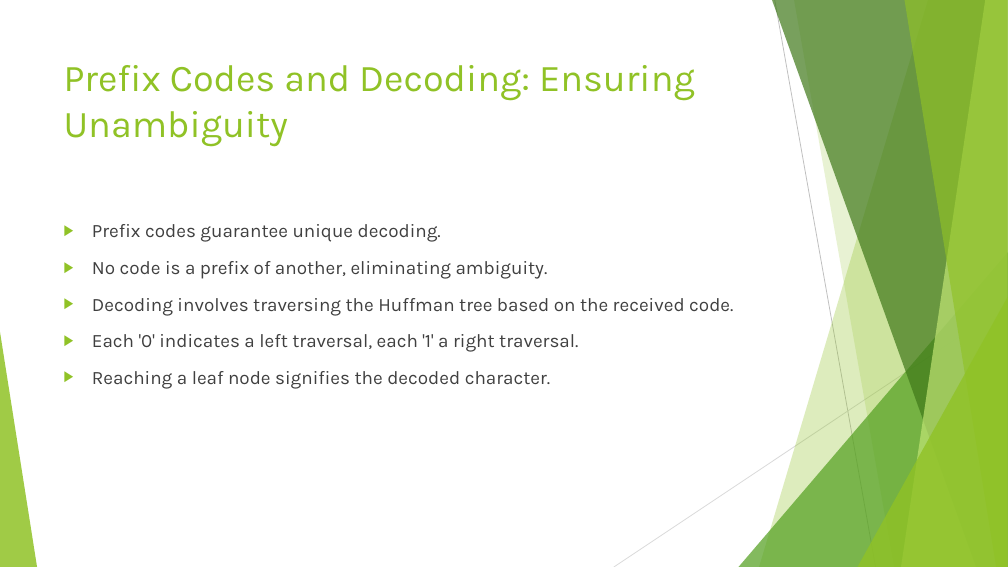
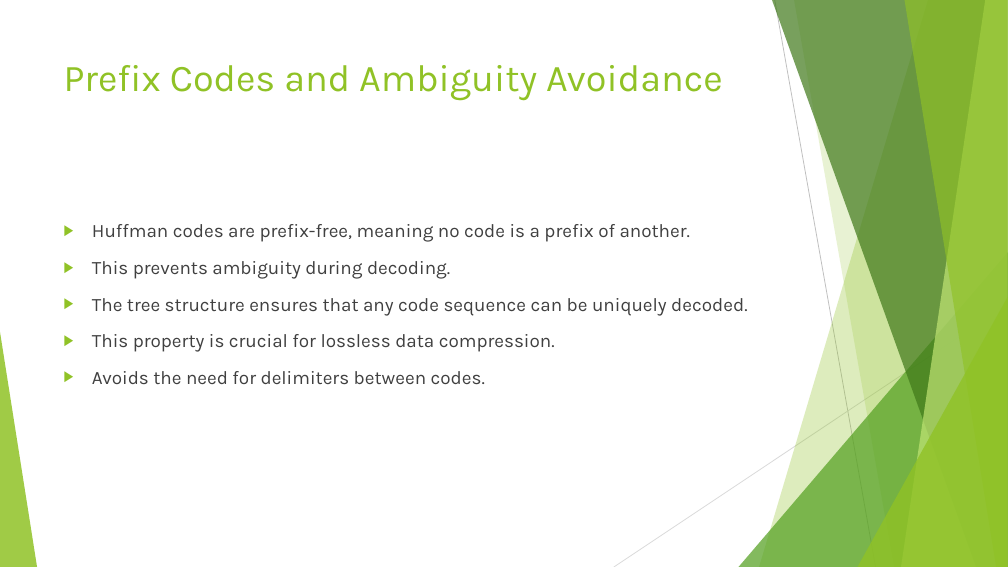
Before and after one commit to shubhamb025/Pdf_to_presentation_GenAI, a slide deck: slide 11 of output/generated_presentation.pptx. Drawn at 1008x567 pixels with LibreOffice and Linux fonts; fonts in the diff are those of the drawing. Boxes give left, top, right and bottom in pixels: in the first picture for what was removed or moved away, otherwise in the second. Text is boxed around its words. In the diff, an @@ line names an element or a change of style, - is before the commit and + after.

```diff
--- a/output/generated_presentation.pptx
+++ b/output/generated_presentation.pptx
@@ title at <box>64,65,723,101</box>: text changed @@
-Prefix Codes and Decoding: Ensuring Unambiguity
+Prefix Codes and Ambiguity Avoidance
@@ text at <box>92,224,747,384</box>: text changed @@
-▶ Prefix codes guarantee unique decoding.
-▶ No code is a prefix of another, eliminating ambiguity.
-▶ Decoding involves traversing the Huffman tree based on the received code.
-▶ Each '0' indicates a left traversal, each '1' a right traversal.
-▶ Reaching a leaf node signifies the decoded character.
+▶ Huffman codes are prefix-free, meaning no code is a prefix of another.
+▶ This prevents ambiguity during decoding.
+▶ The tree structure ensures that any code sequence can be uniquely decoded.
+▶ This property is crucial for lossless data compression.
+▶ Avoids the need for delimiters between codes.
```
Also in this commit, not shown: 9 other slides changed, 11 other files.
